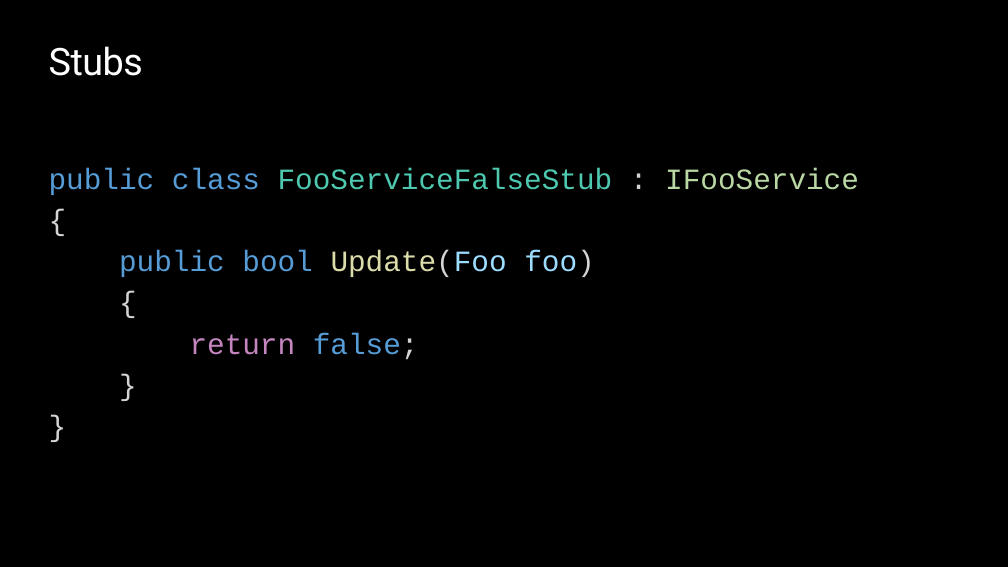
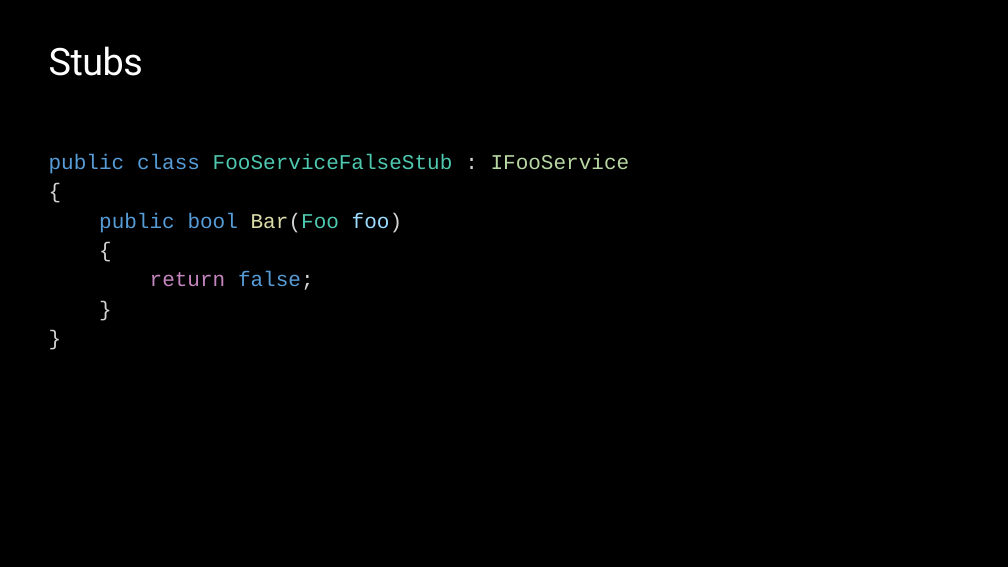
Before and after one commit to ondfisk/BDSA2020, a slide deck: slide 21 of Slides/Lecture05 - Dependency Injection, Testing Entity Framework.pptx (slide 19 before the commit). Drawn at 1008x567 pixels with LibreOffice and Linux fonts; fonts in the diff are those of the drawing; background and template pictures are left out. Boxes give left, top, right and bottom in pixels: in the first picture for what was removed or moved away, otherwise in the second. Text is boxed around its words. In the diff, an @@ line names an element or a change of style, - is before the commit and + after.

```diff
--- a/Slides/Lecture05 - Dependency Injection, Testing Entity Framework.pptx
+++ b/Slides/Lecture05 - Dependency Injection, Testing Entity Framework.pptx
@@ text at (49, 154, 630, 290): size 28 to 20 pt in "public class FooServiceFalseStub : IFooService", "{", "{", "return false;" and 2 more places; less space between paragraphs @@
@@ text at (99, 213, 402, 233): text changed; size 28 to 20 pt @@
-public bool Update(Foo foo)
+public bool Bar(Foo foo)
```
Also in this commit, not shown: 12 other slides changed, 5 slides added, 3 slides removed, 20 other files.
